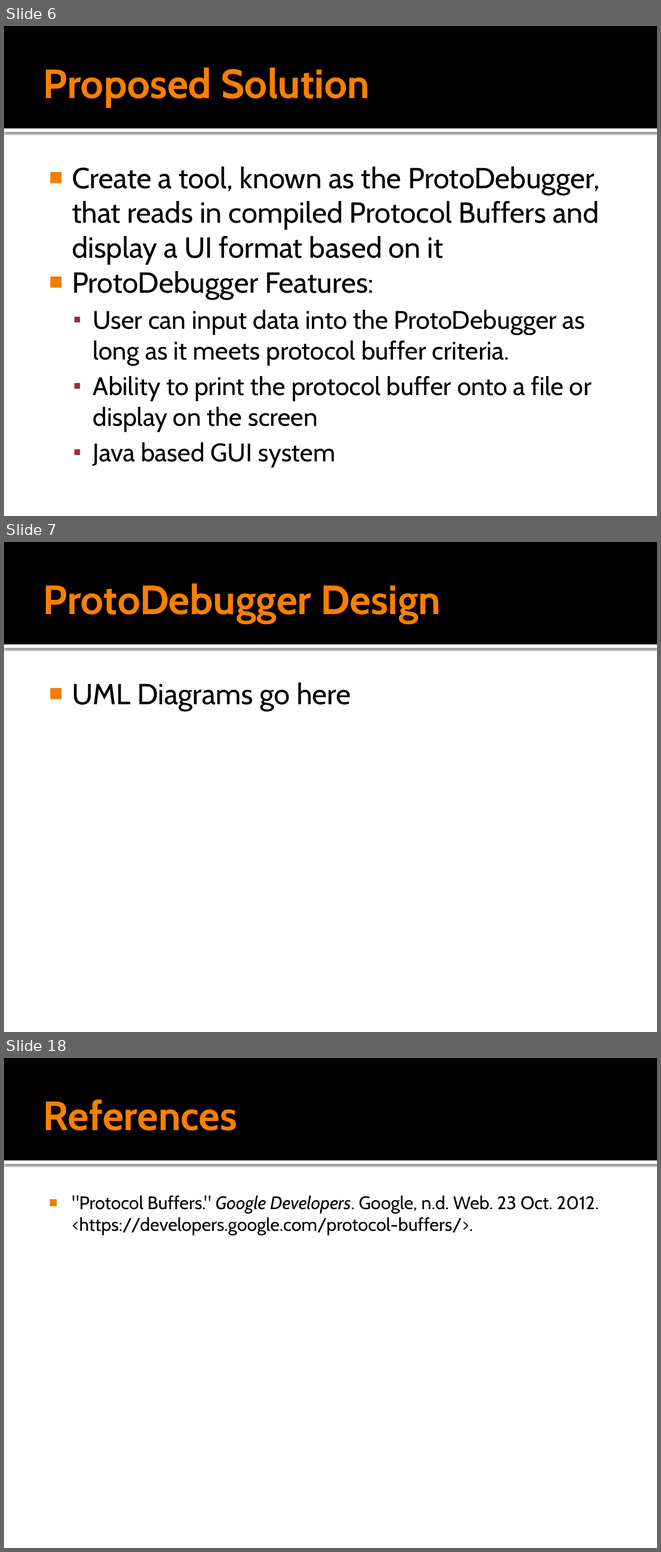
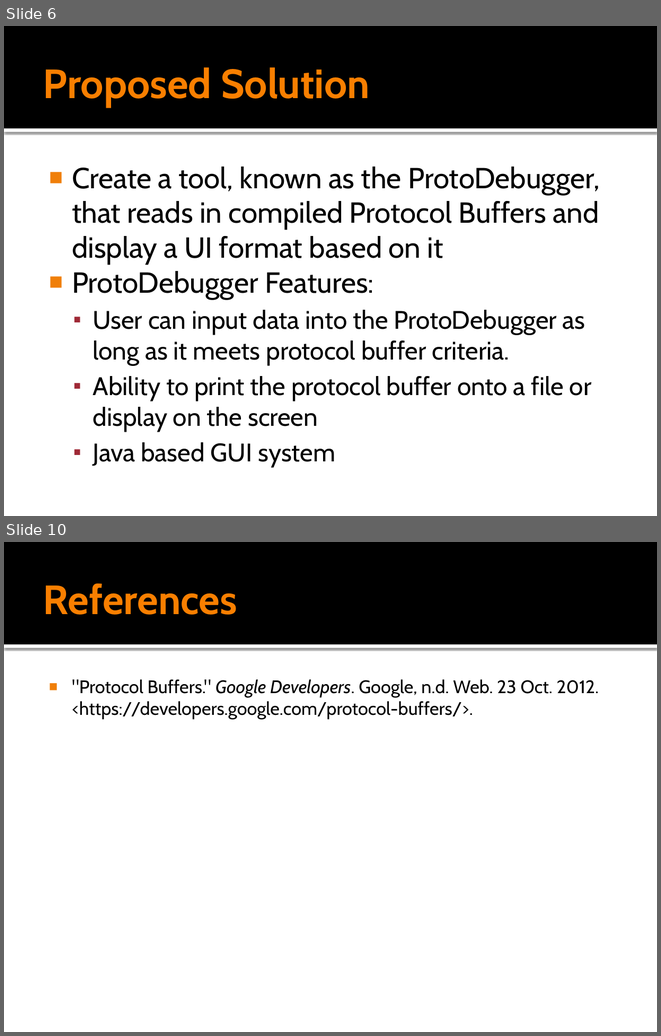
Before and after one commit to slopyjoe/ProtoCapstonProject, a slide deck: Documents/ProtoDebuggerPresentation.pptx. Shown one above the other, each under a label of ours: slides 6, 7 and 18 before the commit, slides 6 and 10 after it; the slides between them are not shown. The pictures are 661x1552 and 661x1036 pixels, drawn with LibreOffice and Linux fonts; fonts in the diff are those of the drawing. Boxes give left, top, right and bottom in pixels: in the first picture for what was removed or moved away, otherwise in the second. Text is boxed around its words. In the diff, an @@ line names an element or a change of style, - is before the commit and + after.

Commit message:
Updated Presentation
Removed the Sequence Diagrams, figruing we can just talk about the Use
Case Diagram for design, added Lessons Learned and Future Enhancements
slide.  Need to update Screen Shots

```diff
--- a/Documents/ProtoDebuggerPresentation.pptx
+++ b/Documents/ProtoDebuggerPresentation.pptx
@@ slide 7 removed at box(4, 542, 657, 1032), background #FFFFFF; not listed: 2 template elements that a slide beside it also shows @@
@@ title removed at box(43, 583, 441, 623) @@
-ProtoDebugger Design
@@ text removed at box(72, 682, 351, 711) @@
-■ UML Diagrams go here
@@ what was slide 18 is now slide 10 @@
```
Also in this commit, not shown: 4 slides changed, 7 other slides removed.
